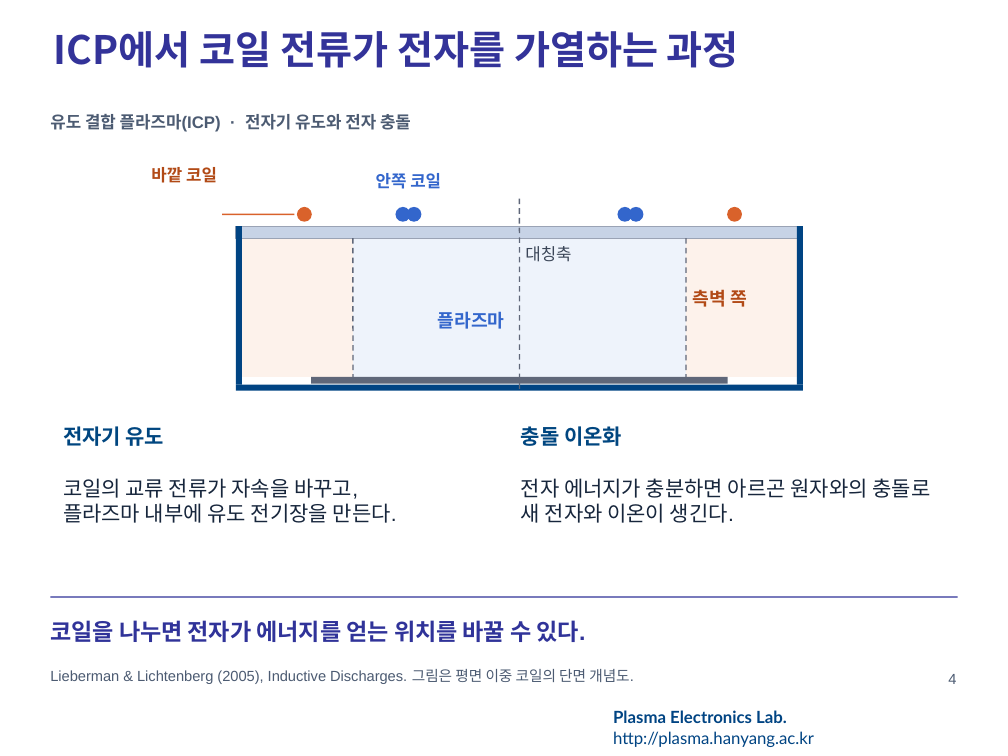
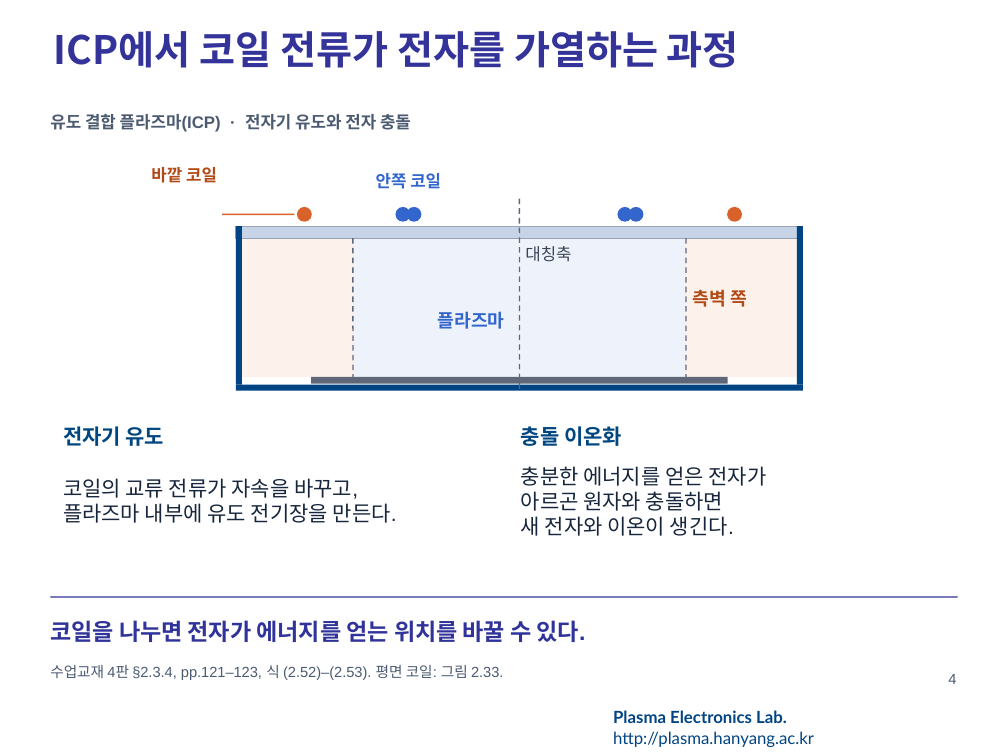
Before and after one commit to garlicjam-pyo/plasma, a slide deck: slide 4 of presentations/1차발표_이론배경판.pptx. Drawn at 1008x756 pixels with LibreOffice and Linux fonts; fonts in the diff are those of the drawing; background and template pictures are left out. Boxes give left, top, right and bottom in pixels: in the first picture for what was removed or moved away, otherwise in the second. Text is boxed around its words. In the diff, an @@ line names an element or a change of style, - is before the commit and + after.

```diff
--- a/presentations/1차발표_이론배경판.pptx
+++ b/presentations/1차발표_이론배경판.pptx
@@ text at [521, 466, 767, 536]: text changed @@
-전자 에너지가 충분하면 아르곤 원자와의 충돌로 새 전자와 이온이 생긴다.
+충분한 에너지를 얻은 전자가
+아르곤 원자와 충돌하면
+새 전자와 이온이 생긴다.
@@ text at [50, 665, 503, 680]: text changed @@
-Lieberman & Lichtenberg (2005), Inductive Discharges. 그림은 평면 이중 코일의 단면 개념도.
+수업교재 4판 §2.3.4, pp.121–123, 식 (2.52)–(2.53). 평면 코일: 그림 2.33.
@@ text "수업교재 4판 §2.3.4, pp.121–123, 식 ..." at [50, 665, 503, 680]: vertical alignment middle to top @@
```
Also in this commit, not shown: 11 other slides changed, 1 other file.
